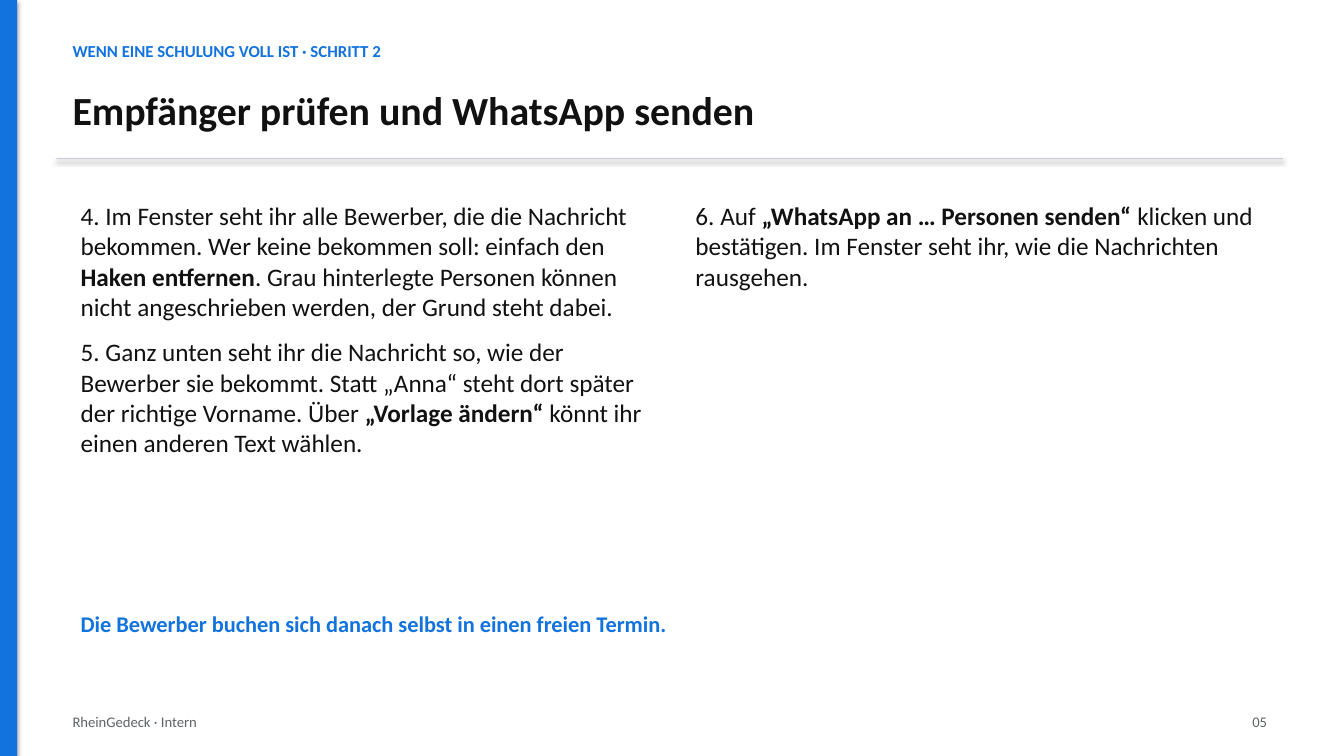
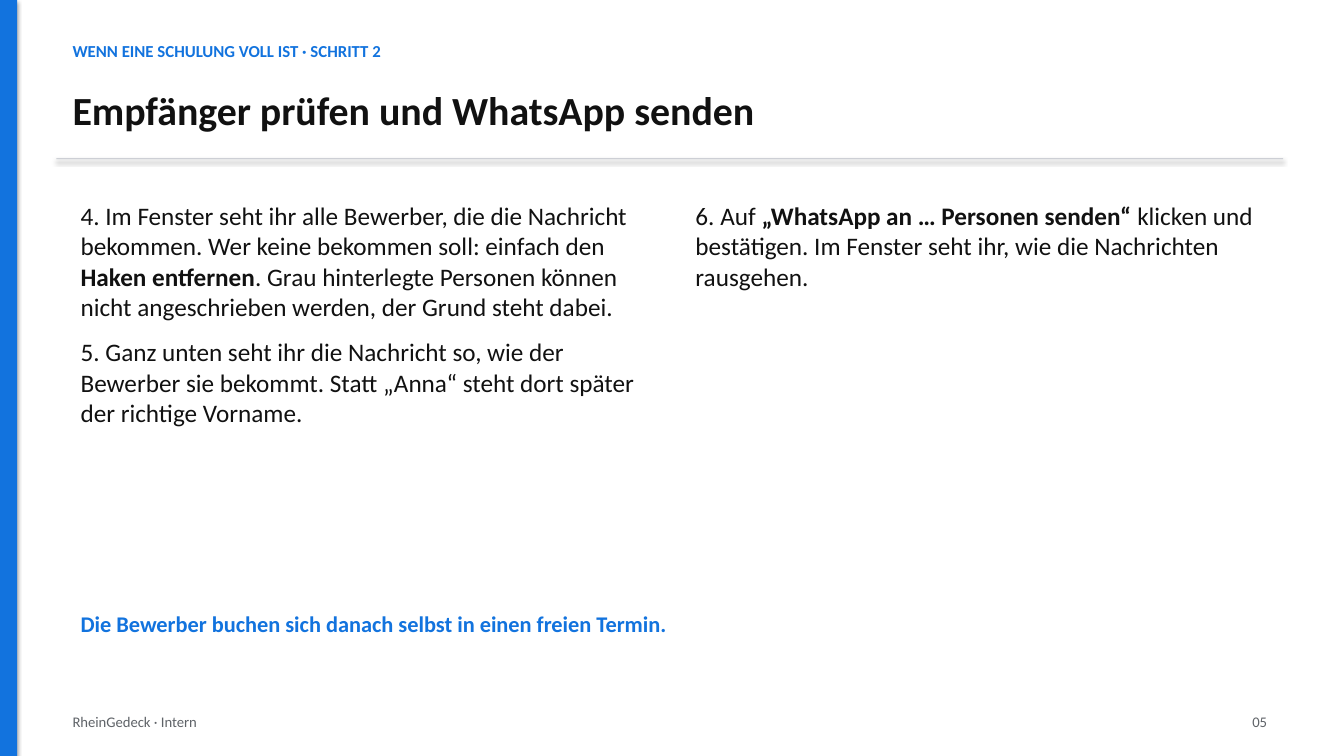
Before and after one commit to martin3r-me/platforms-recruiting, a slide deck: slide 5 of docs/anleitungen/folien/2026-10-08-schulungstermine-umplanen.pptx. Drawn at 1344x756 pixels with LibreOffice and Linux fonts; fonts in the diff are those of the drawing. Boxes give left, top, right and bottom in pixels: in the first picture for what was removed or moved away, otherwise in the second. Text is boxed around its words. In the diff, an @@ line names an element or a change of style, - is before the commit and + after.

```diff
--- a/docs/anleitungen/folien/2026-10-08-schulungstermine-umplanen.pptx
+++ b/docs/anleitungen/folien/2026-10-08-schulungstermine-umplanen.pptx
@@ text at [81,343,634,427]: text changed @@
-5. Ganz unten seht ihr die Nachricht so, wie der Bewerber sie bekommt. Statt „Anna“ steht dort später der richtige Vorname. Über „Vorlage ändern“ könnt ihr einen anderen Text wählen.
+5. Ganz unten seht ihr die Nachricht so, wie der Bewerber sie bekommt. Statt „Anna“ steht dort später der richtige Vorname.
```
Also in this commit, not shown: 2 other files.
